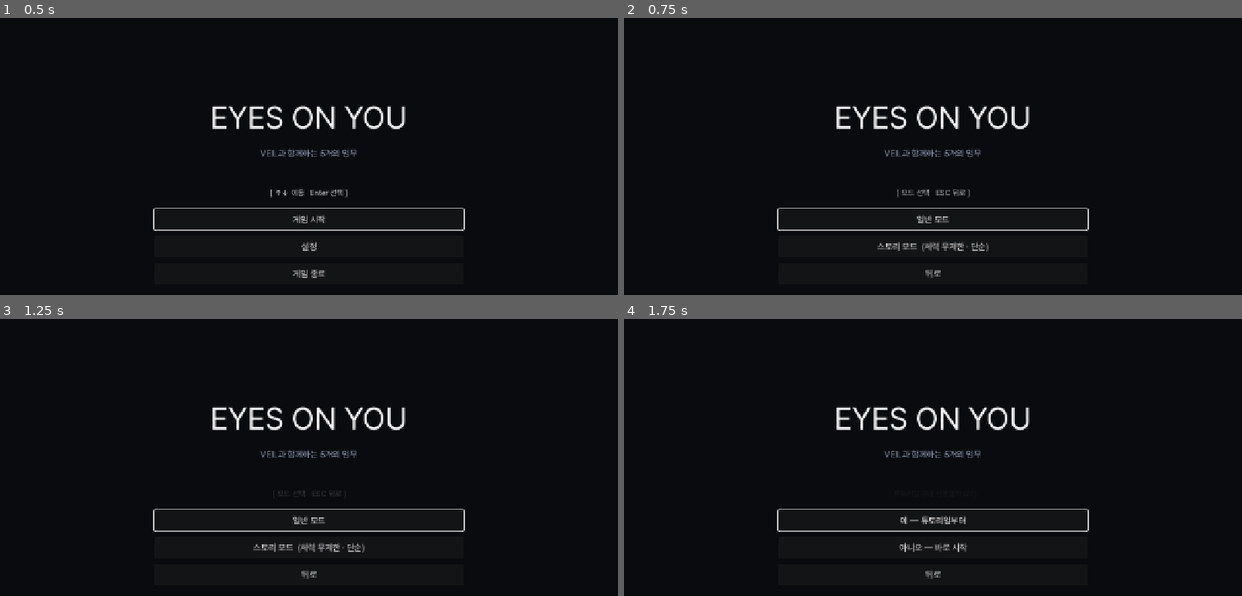
Above: before the commit, frames 1-4 (two rows, left to right).
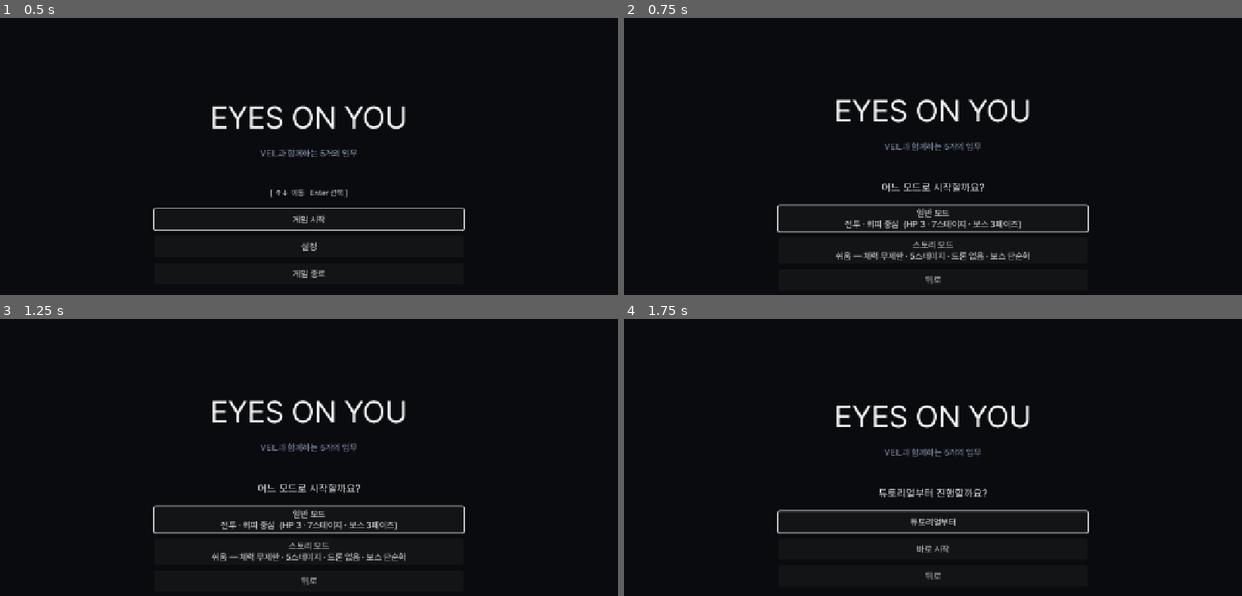
Above: after the commit, the same moments.

Repository: soomin007/EyesOnYou
Game: Godot game, scene res://scenes/main.tscn
The game is run twice, just before and just after one commit, with the same random seed, the same clock (stepped at 60 frames per second) and the same inputs.
Inputs (mouse positions are in pixels of both pictures, inside the frame that each line leads up to):
- Up to frame 1 (0.5 s): no input
- Up to frame 2 (0.75 s): click "게임 시작" at 0.5 s
- Up to frame 3 (1.25 s): no input
- Up to frame 4 (1.75 s): click (933, 521) at 1.25 s, where only the run before the commit has a clickable "일반 모드"

Frame 1 is identical in both runs. In frame 2, 5.1% of the frame differs, in the area x 24-76%, y 29-97%; in frame 3, 5.0%; in frame 4, 3.3%.

Commit message:
fix(ux+content): Title 모드/튜토 prompt 명확화 + 스토리 보스→탈출 순서 + Settings 탭 포커스 차단 + Ending 진단
Title 다단계 명확화:
- 모드 선택 / 튜토 prompt 단계는 깜빡임 OFF, hint 폰트 22pt로 또렷하게.
  STATE_MODE: "어느 모드로 시작할까요?" + 버튼에 일반/스토리 차이 명시
  ("HP 3·7스테이지·보스 3페이즈" vs "HP 무제한·5스테이지·드론 없음·보스 단순화").
- STATE_TUTOR: "튜토리얼부터 진행할까요?" + 버튼 라벨을 "튜토리얼부터 / 바로 시작"
  로 — 예/아니오 헷갈림 해소.

스토리모드 흐름:
- STORY_SCHEDULE 순서 변경 — stage 3=lab(보스), stage 4=escape(보스 후 탈출).
  사용자 의도: 비상탈출로 = 보스 잡고 나가는 길.

Settings:
- TabContainer focus_mode=NONE — 위쪽 탭 헤더로 포커스 안 감. 탭 전환은 Q/E
  (패드 LB/RB)로만.
- 첫 행 키바인드 버튼 focus_neighbor_top을 자기 자신으로 — ui_up 시 위로 안 새게.
- hold-repeat 속도 늦춤 (0.06s → 0.18s, initial 0.4s).

Ending C "멘트 안 나옴" 진단/안전판:
- _ready에서 ending_id/lines.size()/story_mode/explored_lore print.
- lines가 비어있으면 fallback 한 줄 추가.
- _process stall watchdog 2s — typing이 시작 못 하면 첫 줄 강제 표시 + 경고 로그.
  사용자 다음 테스트에서 콘솔 출력으로 원인 추적 가능.

Co-Authored-By: Claude Opus 4.7 (1M context) <noreply@anthropic.com>

Diff:
--- a/scripts/Ending.gd
+++ b/scripts/Ending.gd
@@ -25,6 +25,9 @@
 var hold_progress_bar: ColorRect
 # 입력 락아웃 — 진입 후 1초 동안 ui_skip/jump 입력 무시. 점프 연타 사고 방지.
 var input_lockout_t: float = GameState.INPUT_LOCKOUT_DURATION
+# 안전판 — _process가 어떤 이유로든 typing을 시작 못 하면 2초 후 첫 줄을 강제 표시.
+# (사용자 보고: "결말 C 제목만 나오고 그 아래 비어있음" 추적용 fallback.)
+var stall_watchdog_t: float = 0.0
 
 func _ready() -> void:
 	ending_id = EndingResolver.resolve(GameState.trust_score, GameState.aggression_score)
@@ -37,6 +40,13 @@
 	# 라이브 lore 라인을 보여주고, 미방문 시엔 짧고 호기심 hint 라인.
 	var explored_lore: bool = GameState.hidden_visit_count > 0 or GameState.visited_arcturus
 	lines = EndingResolver.get_ending_lines(ending_id, explored_lore)
+	# 진단 — 사용자 보고 "결말 C 멘트 안 나옴" 추적용.
+	print("[Ending] ending_id=%s explored_lore=%s lines.size()=%d story_mode=%s" % [
+		ending_id, str(explored_lore), lines.size(), str(GameState.story_mode)])
+	if lines.is_empty():
+		push_warning("[Ending] lines is EMPTY for ending_id='%s' — fallback line 표시" % ending_id)
+		# 안전판 — 빈 결말이면 최소한 마무리 한 줄 보여주기.
+		lines = [{"speaker": "VEIL", "text": "임무 종료. 수고했어요, 요원.", "delay": 3.0}]
 	choice_box.visible = false
 	hint_label.text = ""
 	text_label.text = ""
@@ -147,6 +157,19 @@
 func _process(delta: float) -> void:
 	if input_lockout_t > 0.0:
 		input_lockout_t -= delta
+	# Stall watchdog — typing이 시작되지 않으면 2s 후 첫 줄 강제 표시.
+	if not sequence_complete and not waiting_choice and lines.size() > 0 and revealed == 0 and not typing_done:
+		stall_watchdog_t += delta
+		if stall_watchdog_t > 2.0:
+			push_warning("[Ending] stall watchdog 발동 — _process가 typing을 시작 못 함, 강제 표시")
+			var line: Dictionary = lines[line_idx] if line_idx < lines.size() else {}
+			var full: String = str(line.get("text", ""))
+			var prefix: String = "VEIL  —  " if str(line.get("speaker", "")) == "VEIL" else ""
+			text_label.text = prefix + full
+			revealed = full.length()
+			typing_done = true
+			silent_timer = 0.0
+			stall_watchdog_t = -999.0  # 한 번만
 	# 시퀀스 완료 후엔 SPACE 누른 시간 누적 → 3초 채우면 타이틀로.
 	if sequence_complete:
 		if Input.is_action_pressed("jump") or Input.is_action_pressed("ui_skip"):
--- a/scripts/RouteData.gd
+++ b/scripts/RouteData.gd
@@ -176,13 +176,14 @@
 ]
 
 # 스토리 모드 — 5스테이지 고정 스케줄. 드론·도전·??? 맵 모두 빼고 핵심 동선만.
-# Stage 4는 lab 보스 (final). 각 스테이지마다 1~2개의 단순한 선택지.
+# Stage 3 lab 보스 → Stage 4 escape (보스 처치 후 빠져나오는 탈출로).
+# 사용자 의도: 비상탈출로는 보스 잡고 나가는 길.
 const STORY_SCHEDULE: Dictionary = {
 	0: ["route_back_alley", "route_rooftops"],
 	1: ["route_subway", "route_watchtower"],
 	2: ["route_ward", "route_sewers"],
-	3: ["route_escape"],
-	4: ["route_lab"],
+	3: ["route_lab"],
+	4: ["route_escape"],
 }
 
 # 해당 stage에 등장 가능한 맵 풀을 만든다.
--- a/scripts/Settings.gd
+++ b/scripts/Settings.gd
@@ -25,8 +25,9 @@
 var tabs: TabContainer
 
 # 위/아래 포커스 hold 연속 이동 (사용자 피드백: "쭉 누르고 있어도 드르륵").
-const NAV_INITIAL_DELAY: float = 0.35
-const NAV_REPEAT_INTERVAL: float = 0.06
+# 사용자 후속: 속도 좀 더 늦게 — 0.06 → 0.18로.
+const NAV_INITIAL_DELAY: float = 0.4
+const NAV_REPEAT_INTERVAL: float = 0.18
 var nav_dir: int = 0
 var nav_hold_t: float = 0.0
 var nav_repeat_t: float = 0.0
@@ -88,6 +89,9 @@
 	tabs = TabContainer.new()
 	tabs.size_flags_vertical = Control.SIZE_EXPAND_FILL
 	tabs.custom_minimum_size = Vector2(0, 380)
+	# 위쪽 탭 헤더는 포커스 받지 않게 — 사용자: "포커스가 위로 올라가지 않게".
+	# 탭 전환은 Q/E (패드 LB/RB)로만.
+	tabs.focus_mode = Control.FOCUS_NONE
 	v.add_child(tabs)
 
 	tabs.add_child(_build_keybind_tab())
@@ -198,6 +202,9 @@
 				continue
 			if prev_btns.size() > col and prev_btns[col] is Control:
 				btn.focus_neighbor_top = btn.get_path_to(prev_btns[col])
+			else:
+				# 첫 행 — 위로 더 못 가게 (탭 헤더로 안 새도록).
+				btn.focus_neighbor_top = btn.get_path_to(btn)
 			if next_btns.size() > col and next_btns[col] is Control:
 				btn.focus_neighbor_bottom = btn.get_path_to(next_btns[col])
 			if col == 0 and btns.size() > 1 and btns[1] is Control:
--- a/scripts/Title.gd
+++ b/scripts/Title.gd
@@ -35,15 +35,25 @@
 	match state:
 		STATE_MAIN:
 			hint_label.text = GameState.hint("[ ↑↓ 이동   Enter 선택 ]", "[ ↑↓ D-Pad   A 선택 ]")
+			hint_label.add_theme_font_size_override("font_size", 16)
+			hint_label.add_theme_color_override("font_color", Color(0.85, 0.85, 0.85))
 		STATE_MODE:
-			hint_label.text = GameState.hint("[ 모드 선택   ESC 뒤로 ]", "[ 모드 선택   B 뒤로 ]")
+			hint_label.text = "어느 모드로 시작할까요?"
+			hint_label.add_theme_font_size_override("font_size", 22)
+			hint_label.add_theme_color_override("font_color", Color(0.95, 0.95, 0.95))
 		STATE_TUTOR:
-			hint_label.text = "[ 튜토리얼부터 진행할까요? ]"
+			hint_label.text = "튜토리얼부터 진행할까요?"
+			hint_label.add_theme_font_size_override("font_size", 22)
+			hint_label.add_theme_color_override("font_color", Color(0.95, 0.95, 0.95))
 
 func _process(delta: float) -> void:
 	blink_t += delta
 	if hint_label != null:
-		hint_label.modulate.a = 0.5 + 0.5 * sin(blink_t * 3.0)
+		# 메인 메뉴에서만 가벼운 깜빡임. 질문 단계(MODE/TUTOR)는 또렷하게 고정.
+		if state == STATE_MAIN:
+			hint_label.modulate.a = 0.5 + 0.5 * sin(blink_t * 3.0)
+		else:
+			hint_label.modulate.a = 1.0
 
 func _set_state(new_state: int) -> void:
 	state = new_state
@@ -62,10 +72,10 @@
 			buttons_box.add_child(b_quit)
 			b_start.grab_focus.call_deferred()
 		STATE_MODE:
-			var b_normal := _make_button("일반 모드")
+			var b_normal := _make_button("일반 모드\n전투 · 회피 중심  (HP 3 · 7스테이지 · 보스 3페이즈)")
 			b_normal.pressed.connect(_on_mode_pressed.bind(false))
 			buttons_box.add_child(b_normal)
-			var b_story := _make_button("스토리 모드  (체력 무제한 · 단순)")
+			var b_story := _make_button("스토리 모드\n쉬움 — 체력 무제한 · 5스테이지 · 드론 없음 · 보스 단순화")
 			b_story.pressed.connect(_on_mode_pressed.bind(true))
 			buttons_box.add_child(b_story)
 			var b_back := _make_button("뒤로")
@@ -73,10 +83,10 @@
 			buttons_box.add_child(b_back)
 			b_normal.grab_focus.call_deferred()
 		STATE_TUTOR:
-			var b_yes := _make_button("예 — 튜토리얼부터")
+			var b_yes := _make_button("튜토리얼부터")
 			b_yes.pressed.connect(_on_tutor_pressed.bind(true))
 			buttons_box.add_child(b_yes)
-			var b_no := _make_button("아니오 — 바로 시작")
+			var b_no := _make_button("바로 시작")
 			b_no.pressed.connect(_on_tutor_pressed.bind(false))
 			buttons_box.add_child(b_no)
 			var b_back := _make_button("뒤로")
